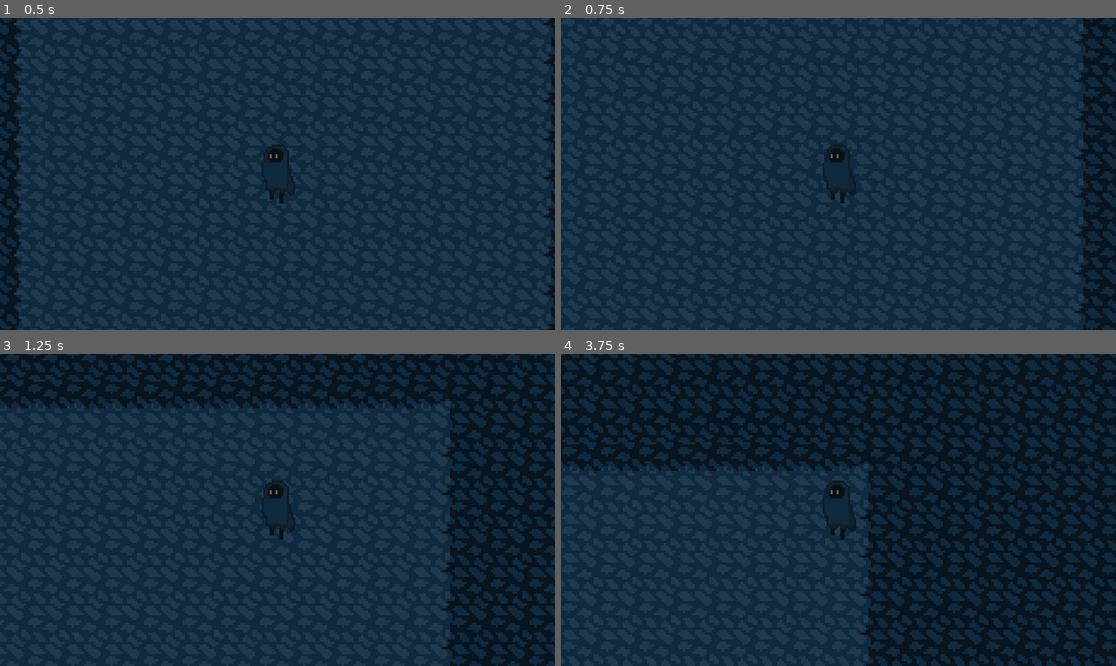
Above: before the commit, frames 1-4 (two rows, left to right).
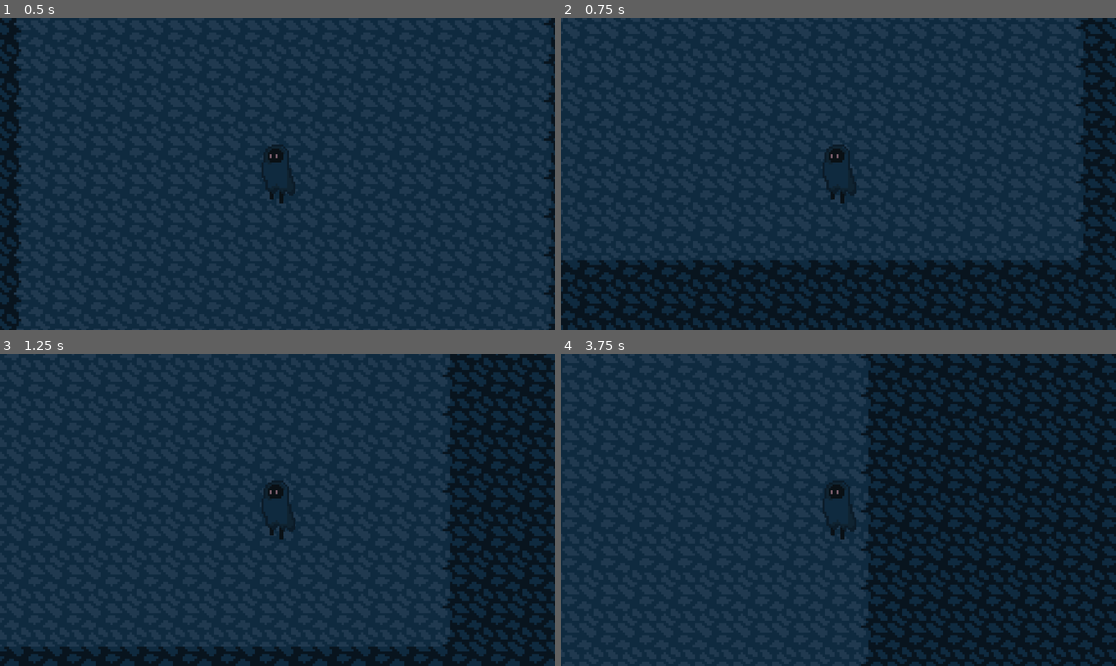
Above: after the commit, the same moments.

Repository: Sukarth/Hackclub-Jumpstart-Game
Game: Godot game, scene res://game.tscn
Two runs of this game, one before a commit and one after it. Both use one fixed random seed, a clock stepped at 60 frames per second and the inputs below.
Inputs:
- Up to frame 1 (0.5 s): no input
- Up to frame 2 (0.75 s): hold D (move_right) from 0.53 s (still down); hold Space (jump) from 0.53 s (still down)
- Up to frame 3 (1.25 s): keep holding D (move_right); keep holding Space (jump)
- Up to frame 4 (3.75 s): release Space (jump) at 1.28 s; tap Space (jump) at 1.35, 1.52, 1.82, 2.85, 3.02, 3.32 s; release D (move_right) at 2.03 s; hold A (move_left) 2.03-2.78 s; hold Space (jump) 2.03-2.78 s; hold D (move_right) from 2.78 s (still down); hold Space (jump) from 3.53 s (still down)

Frame 1 is identical in both runs. In frame 2, 14% of the frame differs, in the area x 0-100%, y 0-100%; in frame 3, 16%; in frame 4, 36%.

Commit message:
inputmaps added

Diff:
--- a/player/player.gd
+++ b/player/player.gd
@@ -20,8 +20,6 @@
 	GameManager.ability_sacrificed.connect(_on_ability_sacrificed)
 	GameManager.visual_sacrificed.connect(_on_visual_sacrificed)
 
-	print("🎮 Player ready! Use WASD + Space to move")
-
 func _physics_process(delta: float) -> void:
 	# === GRAVITY SYSTEM ===
 	if GameManager.has_gravity:
@@ -30,16 +28,16 @@
 			velocity += get_gravity() * delta
 	else:
 		# Zero gravity - floating controls with W/S
-		if Input.is_key_pressed(KEY_W):
+		if Input.is_action_pressed("move_up"):
 			velocity.y = -BASE_SPEED * 0.7
-		elif Input.is_key_pressed(KEY_S):
+		elif Input.is_action_pressed("move_down"):
 			velocity.y = BASE_SPEED * 0.7
 		else:
 			# Gradual stop in zero-g
 			velocity.y = move_toward(velocity.y, 0, BASE_SPEED * 2 * delta)
 
 	# === JUMPING SYSTEM ===
-	if Input.is_key_pressed(KEY_SPACE) and GameManager.can_jump:
+	if Input.is_action_pressed("jump") and GameManager.can_jump:
 		if GameManager.has_gravity:
 			# Normal jump (only on ground)
 			if is_on_floor():
@@ -50,9 +48,9 @@
 
 	# === MOVEMENT SYSTEM ===
 	var direction := 0.0
-	if Input.is_key_pressed(KEY_A):
+	if Input.is_action_pressed("move_left"):
 		direction -= 1.0
-	if Input.is_key_pressed(KEY_D):
+	if Input.is_action_pressed("move_right"):
 		direction += 1.0
 
 	var current_speed: float
@@ -159,14 +157,12 @@
 	await get_tree().create_timer(0.05).timeout
 	sprite.position = original_pos
 
-# Debug info only (no more sacrifice keys!)
 func _input(event):
-	# Check if sacrifice UI is open - don't process game inputs if it is
 	var sacrifice_ui = get_tree().get_first_node_in_group("sacrifice_ui")
 	if sacrifice_ui and sacrifice_ui.visible:
 		return
 
-	if Input.is_key_pressed(KEY_TAB):
+	if event.is_action("debug"):
 		print("🔍 DEBUG - Current sacrifices:")
 		print("  Gravity: ", not GameManager.has_gravity)
 		print("  Friction: ", not GameManager.has_friction)
--- a/project.godot
+++ b/project.godot
@@ -28,16 +28,38 @@
 move_left={
 "deadzone": 0.2,
 "events": [Object(InputEventKey,"resource_local_to_scene":false,"resource_name":"","device":-1,"window_id":0,"alt_press …(191 unchanged characters)…
+, Object(InputEventKey,"resource_local_to_scene":false,"resource_name":"","device":-1,"window_id":0,"alt_pressed":false,"shift_pressed":false,"ctrl_pressed":false,"meta_pressed":false,"pressed":false,"keycode":0,"physical_keycode":4194319,"key_label":0,"unicode":0,"location":0,"echo":false,"script":null)
 ]
 }
 move_right={
 "deadzone": 0.2,
 "events": [Object(InputEventKey,"resource_local_to_scene":false,"resource_name":"","device":-1,"window_id":0,"alt_press …(192 unchanged characters)…
+, Object(InputEventKey,"resource_local_to_scene":false,"resource_name":"","device":-1,"window_id":0,"alt_pressed":false,"shift_pressed":false,"ctrl_pressed":false,"meta_pressed":false,"pressed":false,"keycode":0,"physical_keycode":4194321,"key_label":0,"unicode":0,"location":0,"echo":false,"script":null)
 ]
 }
 jump={
 "deadzone": 0.2,
 "events": [Object(InputEventKey,"resource_local_to_scene":false,"resource_name":"","device":-1,"window_id":0,"alt_press …(191 unchanged characters)…
+, Object(InputEventKey,"resource_local_to_scene":false,"resource_name":"","device":-1,"window_id":0,"alt_pressed":false,"shift_pressed":false,"ctrl_pressed":false,"meta_pressed":false,"pressed":false,"keycode":0,"physical_keycode":4194320,"key_label":0,"unicode":0,"location":0,"echo":false,"script":null)
+]
+}
+move_up={
+"deadzone": 0.2,
+"events": [Object(InputEventKey,"resource_local_to_scene":false,"resource_name":"","device":-1,"window_id":0,"alt_pressed":false,"shift_pressed":false,"ctrl_pressed":false,"meta_pressed":false,"pressed":false,"keycode":0,"physical_keycode":87,"key_label":0,"unicode":119,"location":0,"echo":false,"script":null)
+, Object(InputEventKey,"resource_local_to_scene":false,"resource_name":"","device":-1,"window_id":0,"alt_pressed":false,"shift_pressed":false,"ctrl_pressed":false,"meta_pressed":false,"pressed":false,"keycode":0,"physical_keycode":32,"key_label":0,"unicode":32,"location":0,"echo":false,"script":null)
+, Object(InputEventKey,"resource_local_to_scene":false,"resource_name":"","device":-1,"window_id":0,"alt_pressed":false,"shift_pressed":false,"ctrl_pressed":false,"meta_pressed":false,"pressed":false,"keycode":0,"physical_keycode":4194320,"key_label":0,"unicode":0,"location":0,"echo":false,"script":null)
+]
+}
+move_down={
+"deadzone": 0.2,
+"events": [Object(InputEventKey,"resource_local_to_scene":false,"resource_name":"","device":-1,"window_id":0,"alt_pressed":false,"shift_pressed":false,"ctrl_pressed":false,"meta_pressed":false,"pressed":false,"keycode":0,"physical_keycode":83,"key_label":0,"unicode":115,"location":0,"echo":false,"script":null)
+, Object(InputEventKey,"resource_local_to_scene":false,"resource_name":"","device":-1,"window_id":0,"alt_pressed":false,"shift_pressed":false,"ctrl_pressed":false,"meta_pressed":false,"pressed":false,"keycode":0,"physical_keycode":4194322,"key_label":0,"unicode":0,"location":0,"echo":false,"script":null)
+, Object(InputEventKey,"resource_local_to_scene":false,"resource_name":"","device":-1,"window_id":0,"alt_pressed":false,"shift_pressed":false,"ctrl_pressed":false,"meta_pressed":false,"pressed":false,"keycode":0,"physical_keycode":4194325,"key_label":0,"unicode":0,"location":0,"echo":false,"script":null)
+]
+}
+debug={
+"deadzone": 0.2,
+"events": [Object(InputEventKey,"resource_local_to_scene":false,"resource_name":"","device":-1,"window_id":0,"alt_pressed":false,"shift_pressed":false,"ctrl_pressed":false,"meta_pressed":false,"pressed":false,"keycode":0,"physical_keycode":4194306,"key_label":0,"unicode":0,"location":0,"echo":false,"script":null)
 ]
 }
 
--- a/scripts/GameManager.gd
+++ b/scripts/GameManager.gd
@@ -100,13 +100,3 @@
 	current_level = 1
 	sacrifices_made.clear()
 	print("🔄 All sacrifices reset")
-
-# Debug function for testing
-func _input(event):
-	# Temporary test controls (remove later)
-	if event.is_action_pressed("ui_select"): # Enter/Space
-		sacrifice_physics_law("gravity")
-	elif event.is_action_pressed("ui_cancel"): # Escape
-		sacrifice_physics_law("friction")
-	elif Input.is_action_just_pressed("ui_right") and event.is_pressed():
-		sacrifice_ability("jump")
